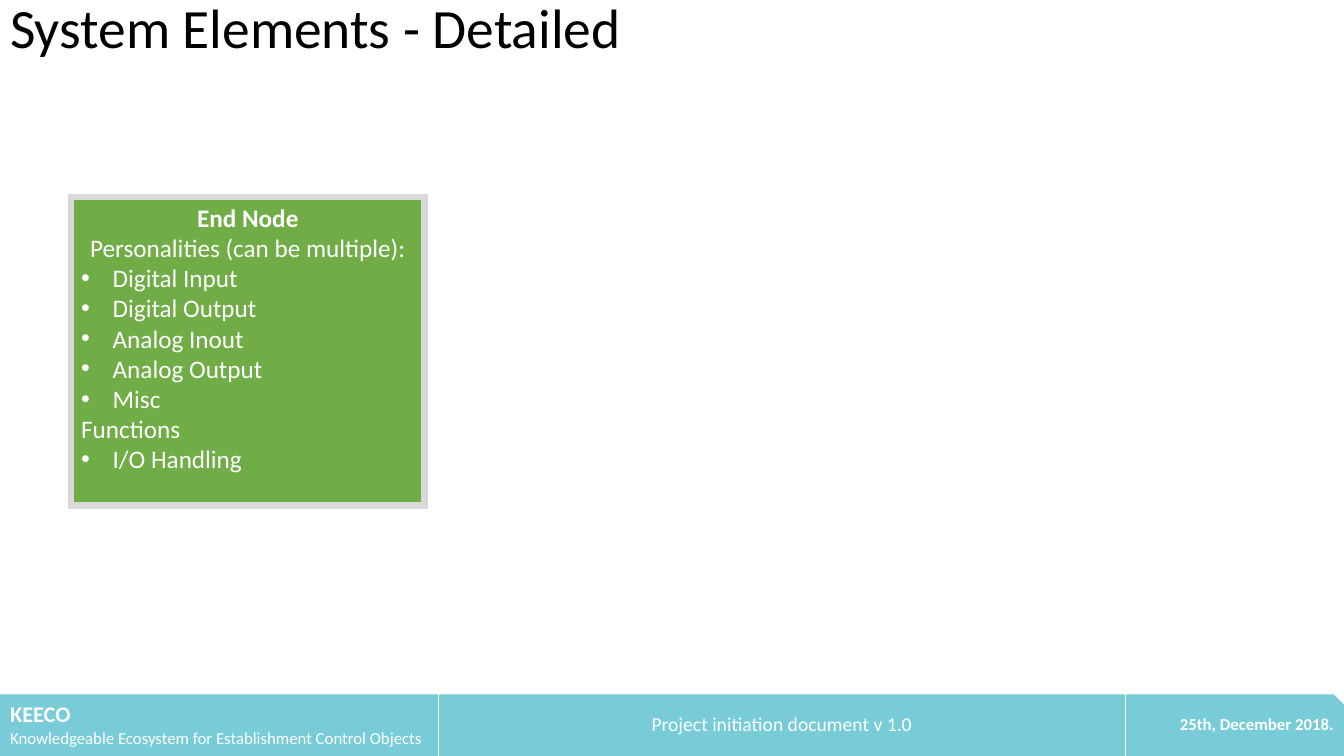
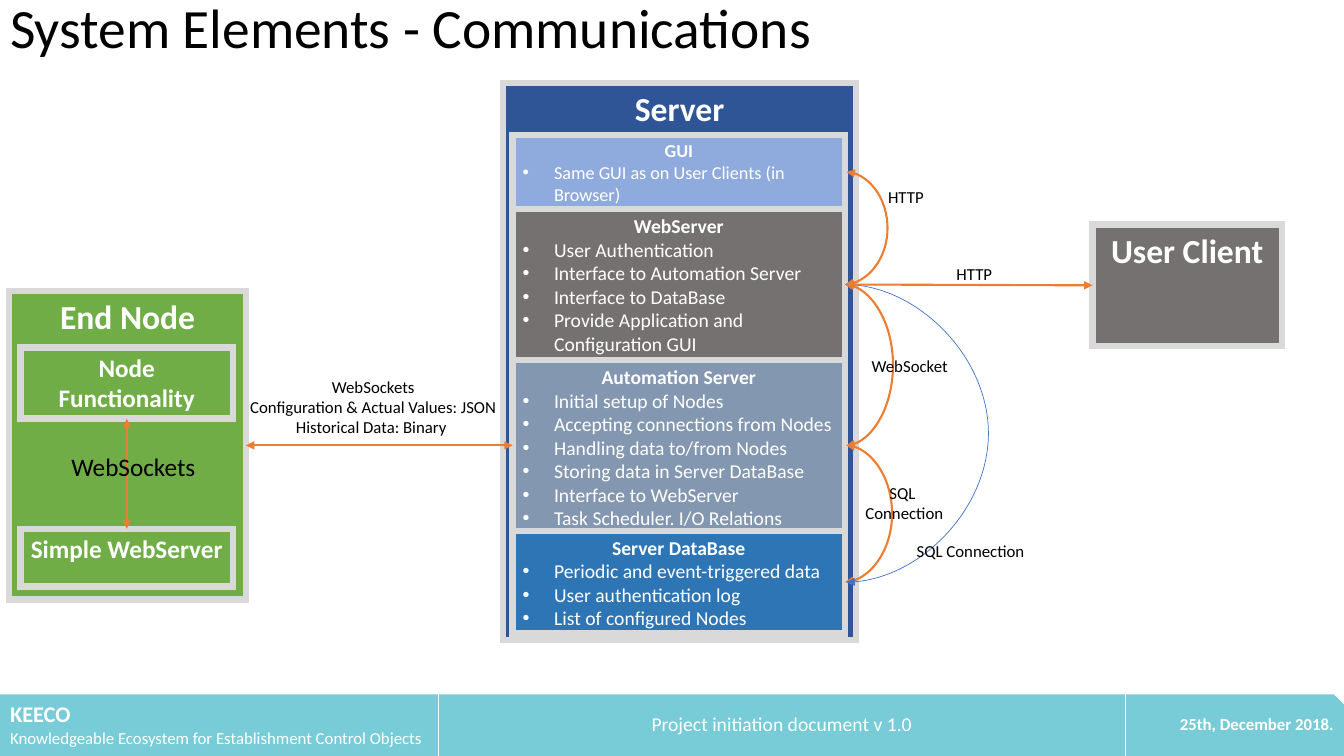
Before and after one commit to litechniks/KEECO, a slide deck: slide 7 of docs/20181225_KEECO_ProjectInit.pptx (slide 6 before the commit). Drawn at 1344x756 pixels with LibreOffice and Linux fonts; fonts in the diff are those of the drawing. Boxes give left, top, right and bottom in pixels: in the first picture for what was removed or moved away, otherwise in the second. Text is boxed around its words. In the diff, an @@ line names an element or a change of style, - is before the commit and + after.

Commit message:
Update 20181225_KEECO_ProjectInit.pptx
Updated initial documentation

```diff
--- a/docs/20181225_KEECO_ProjectInit.pptx
+++ b/docs/20181225_KEECO_ProjectInit.pptx
@@ title at [10, 9, 811, 57]: text changed @@
-System Elements - Detailed
+System Elements - Communications
@@ curved double arrow added from (845, 284) to (847, 172), #ED7D31 1.5 pt @@
@@ rectangle removed at [72, 197, 424, 505] @@
-End Node
-Personalities (can be multiple):
-• Digital Input
-• Digital Output
-• Analog Inout
-• Analog Output
-• Misc
-Functions
-• I/O Handling
@@ text added at [888, 192, 924, 203], 12 pt, text #000000 @@
+HTTP
@@ rectangle added at [1093, 225, 1282, 347], fill #767171, outline #D9D9D9 4.5 pt, 24 pt, text #FFFFFF, bold @@
+User Client
@@ text added at [956, 269, 992, 280], 12 pt, text #000000 @@
+HTTP
@@ curved double arrow added from (845, 284) to (847, 446), #ED7D31 1.5 pt @@
@@ curved double arrow added from (845, 284) to (847, 582), #4472C4 0.5 pt @@
@@ double arrow added from (845, 284) to (1093, 285), #ED7D31 1.5 pt @@
@@ text added at [872, 359, 948, 377], 12 pt, text #000000 @@
+WebSocket
@@ text added at [250, 381, 496, 436], 12 pt, text #000000 @@
+WebSockets
+Configuration & Actual Values: JSON
+Historical Data: Binary
@@ double arrow added from (246, 446) to (513, 446), #ED7D31 1.5 pt @@
@@ curved double arrow added from (845, 582) to (847, 446), #ED7D31 1.5 pt @@
@@ group added at [9, 291, 246, 600]: 3 rectangles, 1 double arrow, 1 text @@
+End Node
+Node Functionality
+Simple WebServer
+WebSockets
@@ text added at [865, 487, 943, 524], 12 pt, text #000000 @@
+SQL
+Connection
@@ group added at [503, 83, 856, 640]: 5 rectangles @@
+Server
+WebServer
+• User Authentication
+• Interface to Automation Server
+• Interface to DataBase
+• Provide Application and Configuration GUI
+Automation Server
+• Initial setup of Nodes
+• Accepting connections from Nodes
+• Handling data to/from Nodes
+• Storing data in Server DataBase
+• Interface to WebServer
+• Task Scheduler. I/O Relations
+GUI
+• Same GUI as on User Clients (in Browser)
+Server DataBase
+• Periodic and event-triggered data
+• User authentication log
+• List of configured Nodes
@@ text added at [917, 544, 1024, 560], 12 pt, text #000000 @@
+SQL Connection
```
Also in this commit, not shown: 3 other slides changed, 1 slide added.
